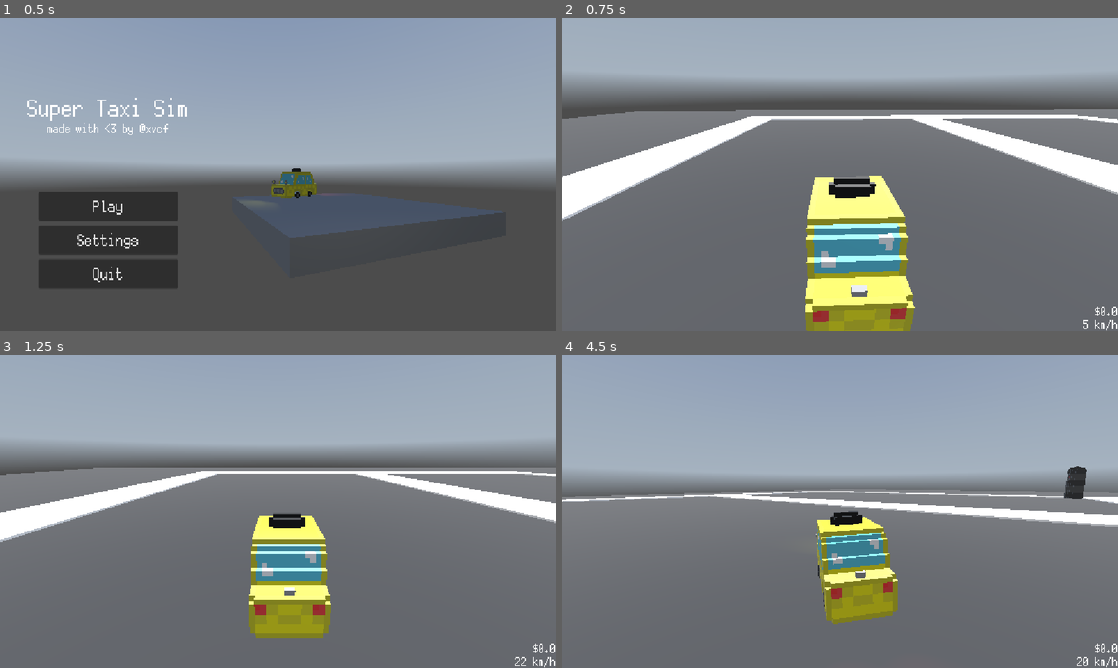
Above: before the commit, frames 1-4 (two rows, left to right).
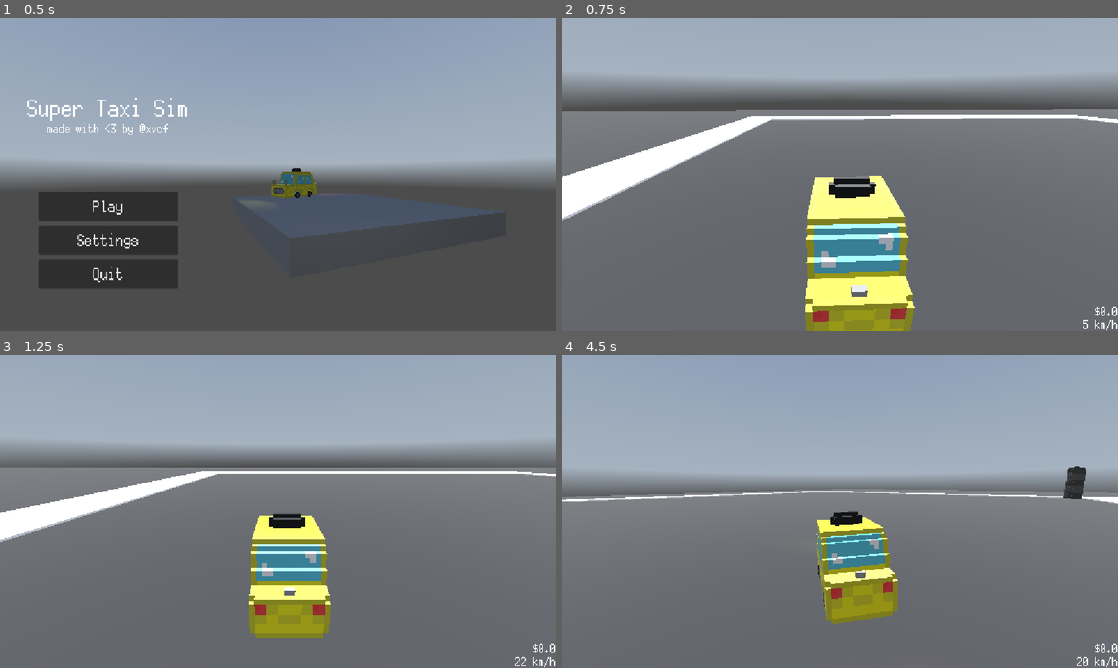
Above: after the commit, the same moments.

Repository: RafaeloxMC/super-taxi-sim
Game: Godot game, scene res://scenes/main_menu.tscn
Same seed, same stepped clock (60 frames per second), same inputs: the game is played once before the commit and once after it. A sky picture missing from this copy of the repository is replaced by a grey-blue gradient.
Inputs:
- Up to frame 1 (0.5 s): no input
- Up to frame 2 (0.75 s): click "Play" at 0.5 s
- Up to frame 3 (1.25 s): no input
- Up to frame 4 (4.5 s): tap Enter at 1.25 s; hold D (steer_right) 1.28-2.03 s; tap Alt at 1.35, 2.85, 4.35 s; hold S (brake) 2.03-2.78 s; tap Shift at 2.1, 3.6 s; hold D (steer_right) 2.78-3.53 s; hold W (accelerate) 3.53-4.28 s; hold A (steer_left) from 4.28 s (still down)

Frame 1 is identical in both runs. In frame 2, 2.3% of the frame differs, in the area x 0-100%, y 29-60%; in frame 3, 1.6%; in frame 4, 1.9%.

Commit message:
Add company creation UI

Diff:
--- /dev/null
+++ b/scenes/company_creation.tscn
@@ -0,0 +1,60 @@
+[gd_scene load_steps=3 format=3 uid="uid://dl5e7qunpuvdf"]
+
+[ext_resource type="Theme" uid="uid://nfbuw1d6mf3f" path="res://assets/themes/ui.tres" id="1_1a5rd"]
+[ext_resource type="Script" uid="uid://dyhe42c5qtbo5" path="res://scripts/company_creation.gd" id="1_nfo62"]
+
+[node name="Company Creation" type="Control"]
+layout_mode = 3
+anchors_preset = 15
+anchor_right = 1.0
+anchor_bottom = 1.0
+grow_horizontal = 2
+grow_vertical = 2
+script = ExtResource("1_nfo62")
+
+[node name="LineEdit" type="LineEdit" parent="."]
+layout_mode = 1
+anchors_preset = 8
+anchor_left = 0.5
+anchor_top = 0.5
+anchor_right = 0.5
+anchor_bottom = 0.5
+offset_left = -143.0
+offset_top = 23.0
+offset_right = 162.0
+offset_bottom = 67.0
+grow_horizontal = 2
+grow_vertical = 2
+theme = ExtResource("1_1a5rd")
+theme_override_font_sizes/font_size = 32
+text = "Crazy Taxis Co."
+placeholder_text = "Name..."
+alignment = 1
+
+[node name="Button" type="Button" parent="."]
+layout_mode = 0
+offset_left = 433.0
+offset_top = 399.0
+offset_right = 738.0
+offset_bottom = 443.0
+theme = ExtResource("1_1a5rd")
+text = "Create Company"
+
+[node name="Label" type="Label" parent="."]
+layout_mode = 1
+anchors_preset = 8
+anchor_left = 0.5
+anchor_top = 0.5
+anchor_right = 0.5
+anchor_bottom = 0.5
+offset_left = -300.0
+offset_top = -201.0
+offset_right = 300.0
+offset_bottom = -147.0
+grow_horizontal = 2
+grow_vertical = 2
+theme = ExtResource("1_1a5rd")
+theme_override_font_sizes/font_size = 48
+text = "Create your Taxi Company!"
+
+[connection signal="text_changed" from="LineEdit" to="." method="_on_line_edit_text_changed"]
--- a/scenes/world.tscn
+++ b/scenes/world.tscn
@@ -21,9 +21,9 @@
 [node name="TemporaryMap" type="Node3D" parent="."]
 
 [node name="CSGBox3D" type="CSGBox3D" parent="TemporaryMap"]
-transform = Transform3D(1, 0, 0, 0, 1, 0, 0, 0, 1, -25.387756, 0, -31.26352)
+transform = Transform3D(1, 0, 0, 0, 1, 0, 0, 0, 1, 63.382294, 0, -31.26352)
 use_collision = true
-size = Vector3(183.21301, 1, 207.31793)
+size = Vector3(360.7531, 1, 207.31793)
 material = SubResource("StandardMaterial3D_qfnet")
 
 [node name="CSGBox3D2" type="CSGBox3D" parent="TemporaryMap"]
@@ -33,12 +33,6 @@
 
 [node name="CSGBox3D3" type="CSGBox3D" parent="TemporaryMap"]
 transform = Transform3D(1, 0, 0, 0, 1, 0, 0, 0, 1, 17.939304, 0.518219, 12.667656)
-use_collision = true
-size = Vector3(7.04834, 0.2255249, 82.730545)
-material = SubResource("StandardMaterial3D_k0juu")
-
-[node name="CSGBox3D11" type="CSGBox3D" parent="TemporaryMap"]
-transform = Transform3D(1, 0, 0, 0, 1, 0, 0, 0, 1, -23.189423, 0.518219, 12.667656)
 use_collision = true
 size = Vector3(7.04834, 0.2255249, 82.730545)
 material = SubResource("StandardMaterial3D_k0juu")
@@ -72,9 +66,9 @@
 size = Vector3(71.64282, 3.3826904, 13.380768)
 
 [node name="CSGBox3D14" type="CSGBox3D" parent="TemporaryMap"]
-transform = Transform3D(1, 0, 0, 0, 1, 0, 0, 0, 1, -25.383415, 12.549484, -130.92401)
+transform = Transform3D(1, 0, 0, 0, 1, 0, 0, 0, 1, 63.3935, 12.549484, -130.92401)
 use_collision = true
-size = Vector3(183.18166, 26.098969, 4.999832)
+size = Vector3(360.73547, 26.098969, 4.999832)
 
 [node name="CSGBox3D6" type="CSGBox3D" parent="TemporaryMap"]
 transform = Transform3D(1, 0, 0, 0, 0.99675083, -0.08054686, 0, 0.08054686, 0.99675083, -75.951706, -0.052787542, -99.723625)
--- /dev/null
+++ b/scripts/company_creation.gd
@@ -0,0 +1,4 @@
+extends Control
+
+func _on_line_edit_text_changed(new_text: String) -> void:
+	GameManager.company_name = new_text
--- a/scripts/game_manager.gd
+++ b/scripts/game_manager.gd
@@ -1,6 +1,8 @@
 extends Node
 
 var taxi_group = "TAXI"
+
+var company_name = "Crazy Taxis Co."
 
 var speed: float = 0
 var money: float = 0.0
Not shown, added: scripts/company_creation.gd.uid
